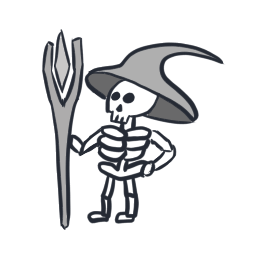
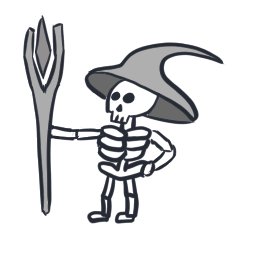
The second 256×256 image is a revision of the first. Changes to its layers:
painted on "Color" (1st of 2, in "Rod") over [23, 12, 104, 230]
painted on "Outline" (2nd of 2, in "Skeletor") over [23, 12, 104, 230]
painted on "Color" (2nd of 2, in "Skeletor") over [23, 12, 104, 230]
